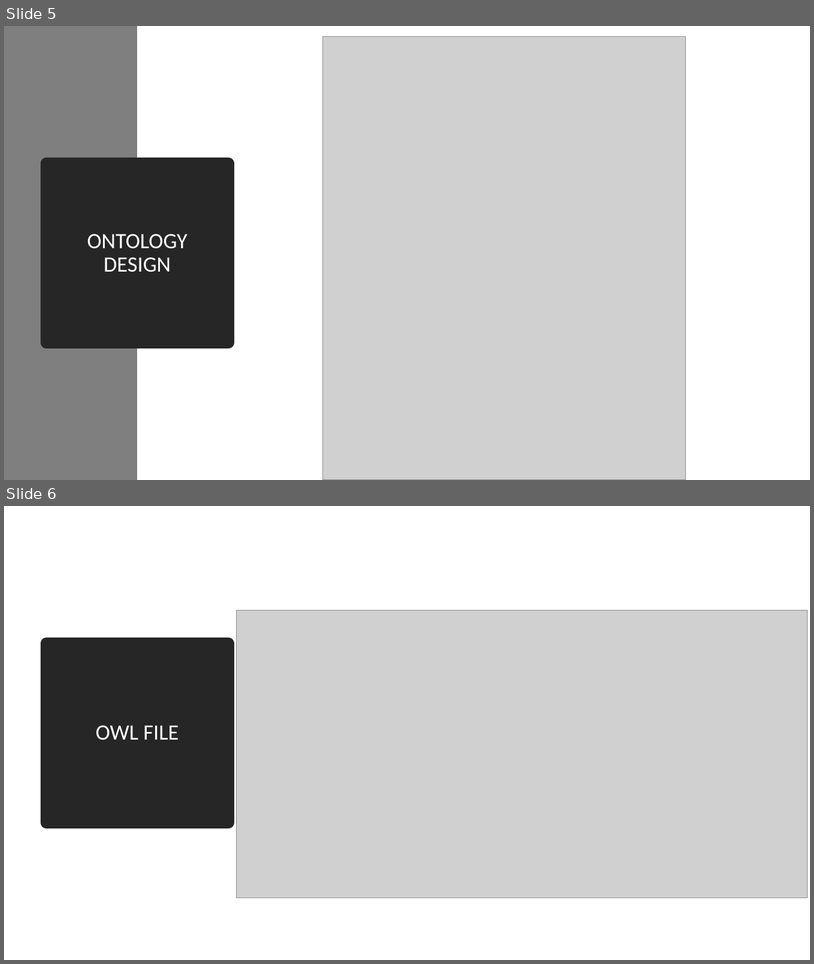
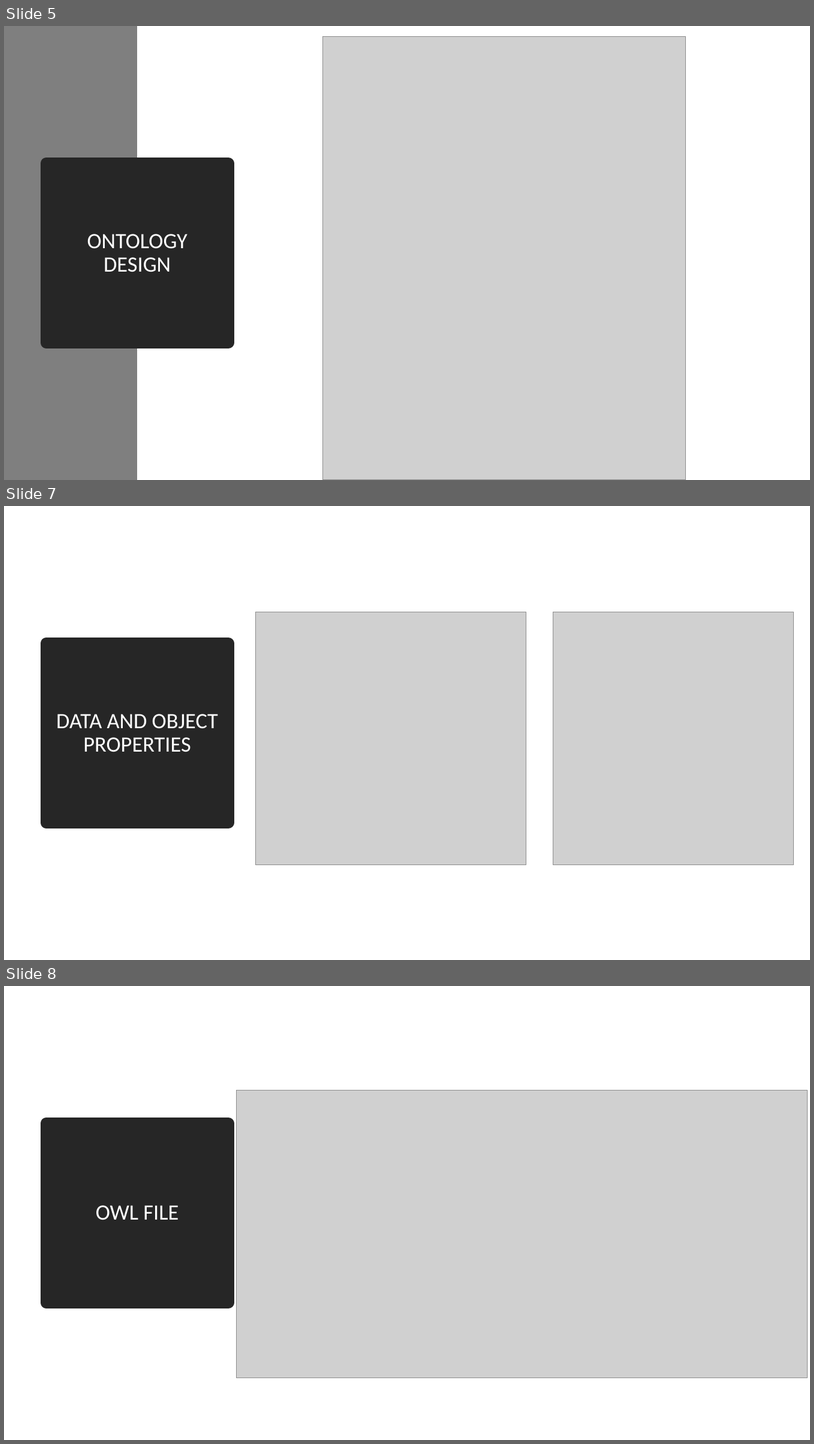
Before and after one commit to PremArroju/SemanticSPARQL, a slide deck: Project-3.pptx. Shown one above the other, each under a label of ours: slides 5 and 6 before the commit, slides 5, 7 and 8 after it; the slides between them are not shown. The pictures are 814x964 and 814x1444 pixels, drawn with LibreOffice and Linux fonts; fonts in the diff are those of the drawing; grey boxes stand for pictures. Boxes give left, top, right and bottom in pixels: in the first picture for what was removed or moved away, otherwise in the second. Text is boxed around its words. In the diff, an @@ line names an element or a change of style, - is before the commit and + after.

```diff
--- a/Project-3.pptx
+++ b/Project-3.pptx
@@ slide 7 added at box(4, 506, 810, 960), background #FFFFFF @@
@@ picture added at box(255, 612, 526, 865) @@
@@ picture added at box(554, 612, 794, 865) @@
@@ title added at box(47, 643, 228, 822), fill #262626, outline #262626 13.75 pt, 26 pt, text #FFFFFF @@
+DATA AND OBJECT PROPERTIES
@@ what was slide 6 is now slide 8 @@
```
Also in this commit, not shown: 3 other slides added.
